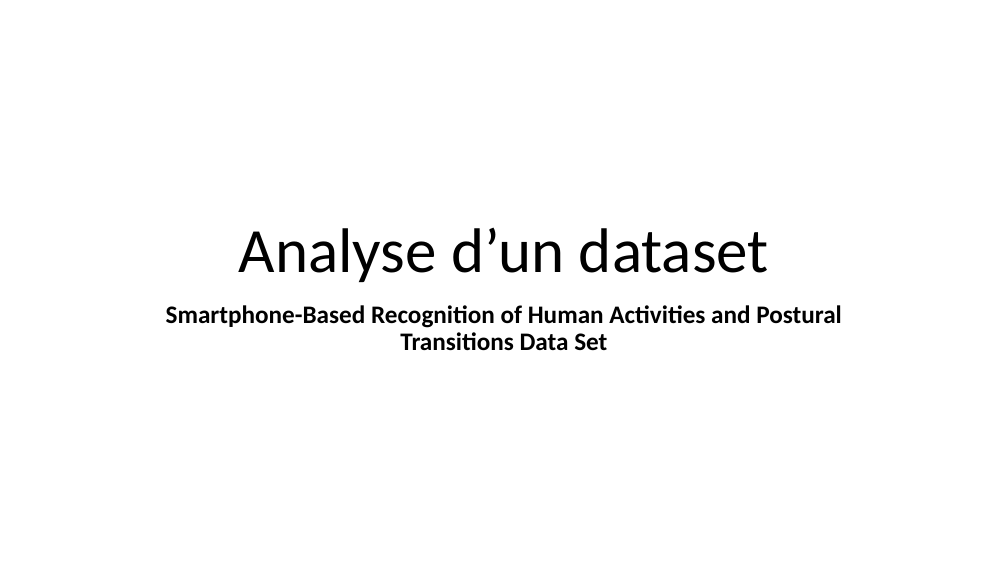
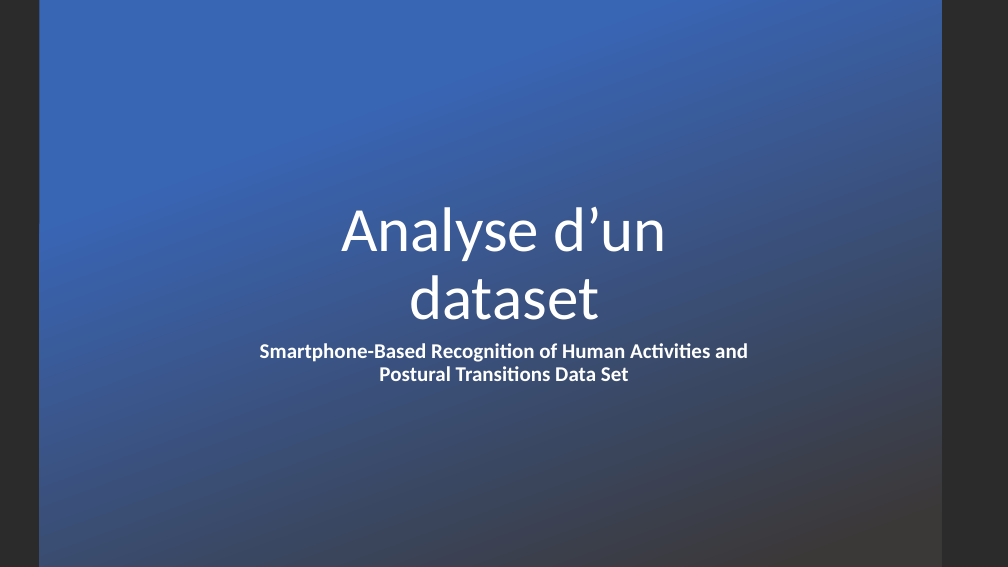
Before and after one commit to EmmanuelVey94/PythonForDataAnalysis, a slide deck: slide 1 of contexte.pptx. Drawn at 1008x567 pixels with LibreOffice and Linux fonts; fonts in the diff are those of the drawing; background and template pictures are left out; a plain dark background stands for a picture behind light text. Boxes give left, top, right and bottom in pixels: in the first picture for what was removed or moved away, otherwise in the second. Text is boxed around its words. In the diff, an @@ line names an element or a change of style, - is before the commit and + after.

```diff
--- a/contexte.pptx
+++ b/contexte.pptx
@@ background #FFFFFF to picture (left out) @@
@@ rectangle added at <box>39,0,941,567</box>, fill gradient #3965B5 to #3B3838 @@
@@ title "Analyse d’un dataset": place and size @@
-title "Analyse d’un dataset" at <box>239,227,769,282</box>
+title "Analyse d’un dataset" at <box>341,207,667,320</box>
@@ title "Analyse d’un dataset" at <box>341,207,667,320</box>: text colour #000000 to #FFFFFF @@
@@ subtitle "Smartphone-Based Recognition of Human Activities ...": place and size @@
-subtitle "Smartphone-Based Recognition of Human Activities ..." at <box>166,305,842,351</box>
+subtitle "Smartphone-Based Recognition of Human Activities ..." at <box>260,343,748,381</box>
@@ subtitle "Smartphone-Based Recognition of Human Activities ..." at <box>260,343,748,381</box>: size 24 to 20 pt, text colour #000000 to #FFFFFF @@
```
Also in this commit, not shown: 3 other slides changed, 3 slides added, 2 slides removed.
